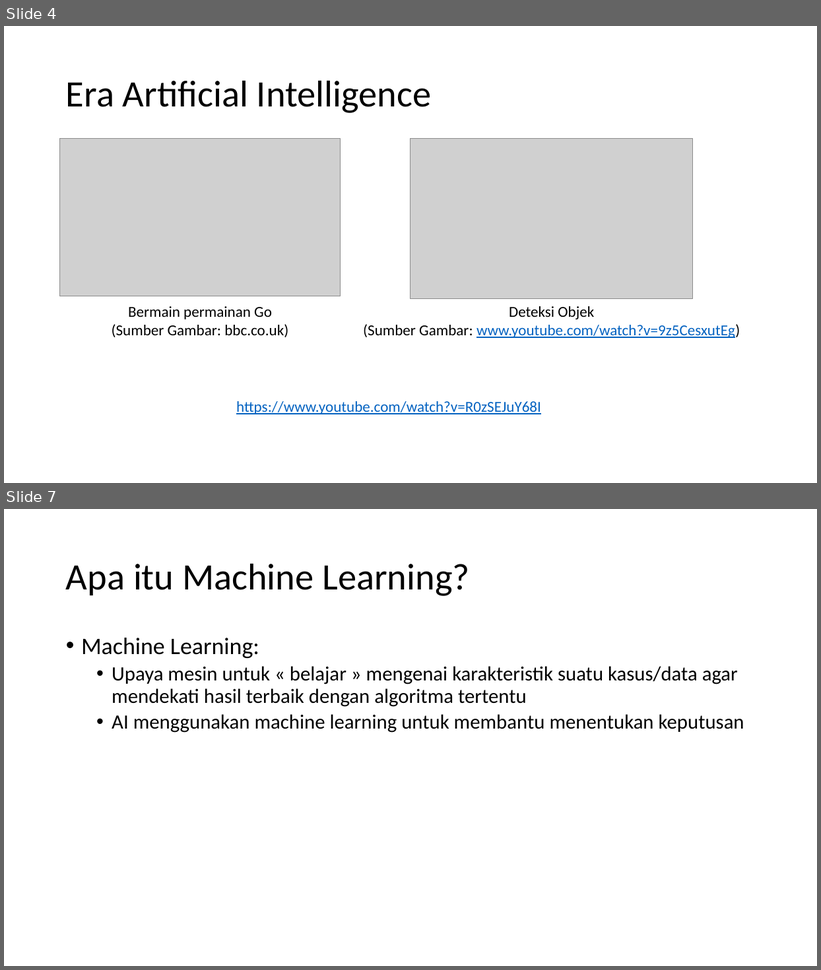
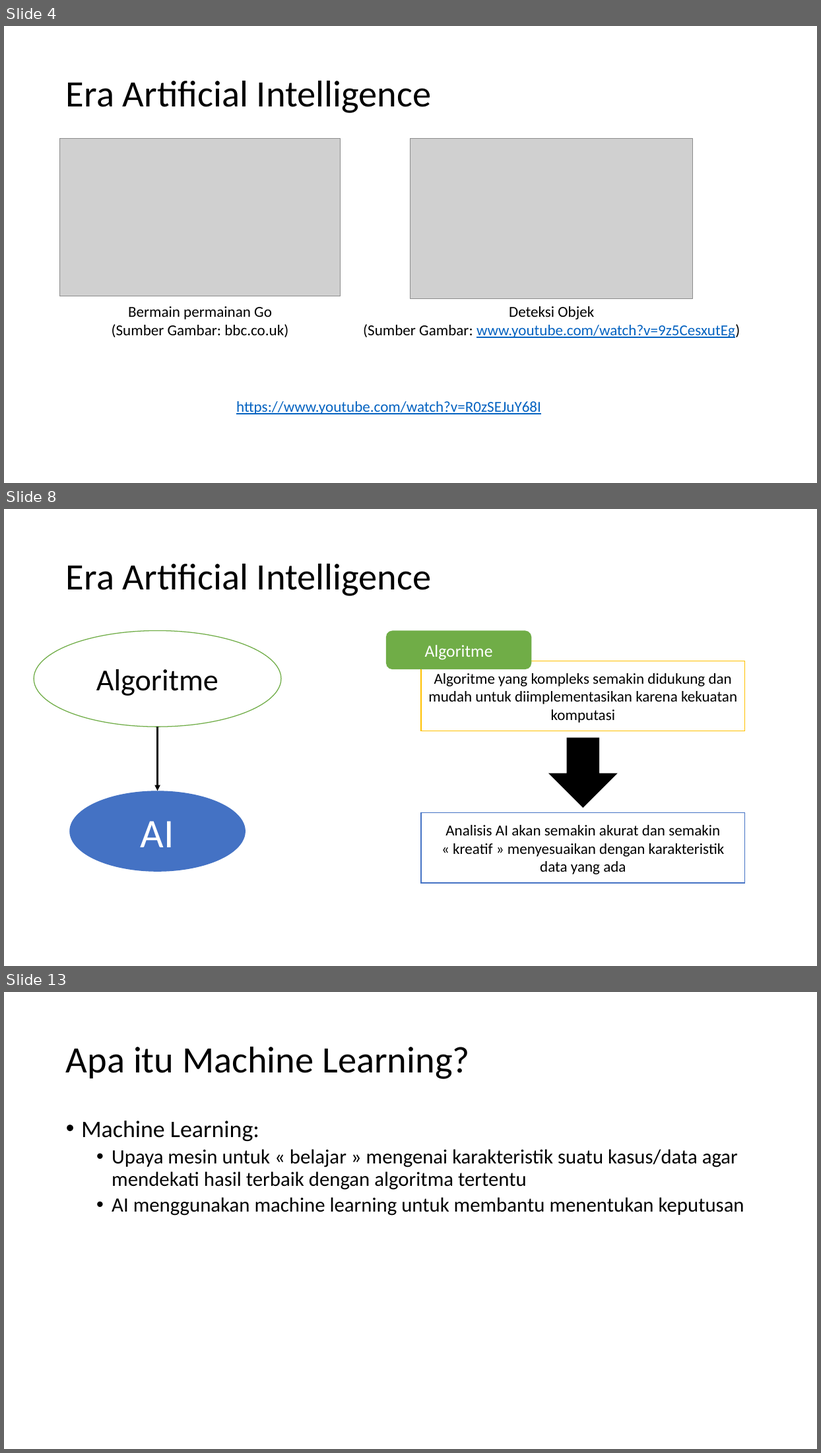
Before and after one commit to MRizkyWi/mlup18, a slide deck: [MLUP18] 01. Pengenalan Machine Learning.pptx. Shown one above the other, each under a label of ours: slides 4 and 7 before the commit, slides 4, 8 and 13 after it; the slides between them are not shown. The pictures are 821x970 and 821x1453 pixels, drawn with LibreOffice and Linux fonts; fonts in the diff are those of the drawing; grey boxes stand for pictures. Boxes give left, top, right and bottom in pixels: in the first picture for what was removed or moved away, otherwise in the second. Text is boxed around its words. In the diff, an @@ line names an element or a change of style, - is before the commit and + after.

```diff
--- a/[MLUP18] 01. Pengenalan Machine Learning.pptx
+++ b/[MLUP18] 01. Pengenalan Machine Learning.pptx
@@ slide 8 added at (4, 509, 817, 966), background #FFFFFF @@
@@ title added at (66, 563, 431, 596), 44 pt, text #000000 @@
+Era Artificial Intelligence
@@ ellipse added at (34, 631, 282, 727), fill #FFFFFF, outline #70AD47 1 pt, 36 pt, text #000000 @@
+Algoritme
@@ rounded rectangle added at (386, 631, 532, 670), fill #70AD47, 20 pt, text #FFFFFF @@
+Algoritme
@@ rectangle added at (421, 661, 745, 731), outline #FFC000 1 pt, 18 pt, text #000000 @@
+Algoritme yang kompleks semakin didukung dan mudah untuk diimplementasikan karena kekuatan komputasi
@@ arrow added from (158, 727) to (158, 791), #000000 2.25 pt @@
@@ down arrow added at (548, 738, 618, 808), fill #000000 @@
@@ ellipse added at (69, 791, 246, 872), fill #4472C4, 48 pt, text #FFFFFF @@
+AI
@@ rectangle added at (421, 813, 745, 883), outline #4472C4 1 pt, 18 pt, text #000000 @@
+Analisis AI akan semakin akurat dan semakin « kreatif » menyesuaikan dengan karakteristik data yang ada
@@ what was slide 7 is now slide 13 @@
```
Also in this commit, not shown: 3 slides changed, 5 other slides added, 6 other files.
